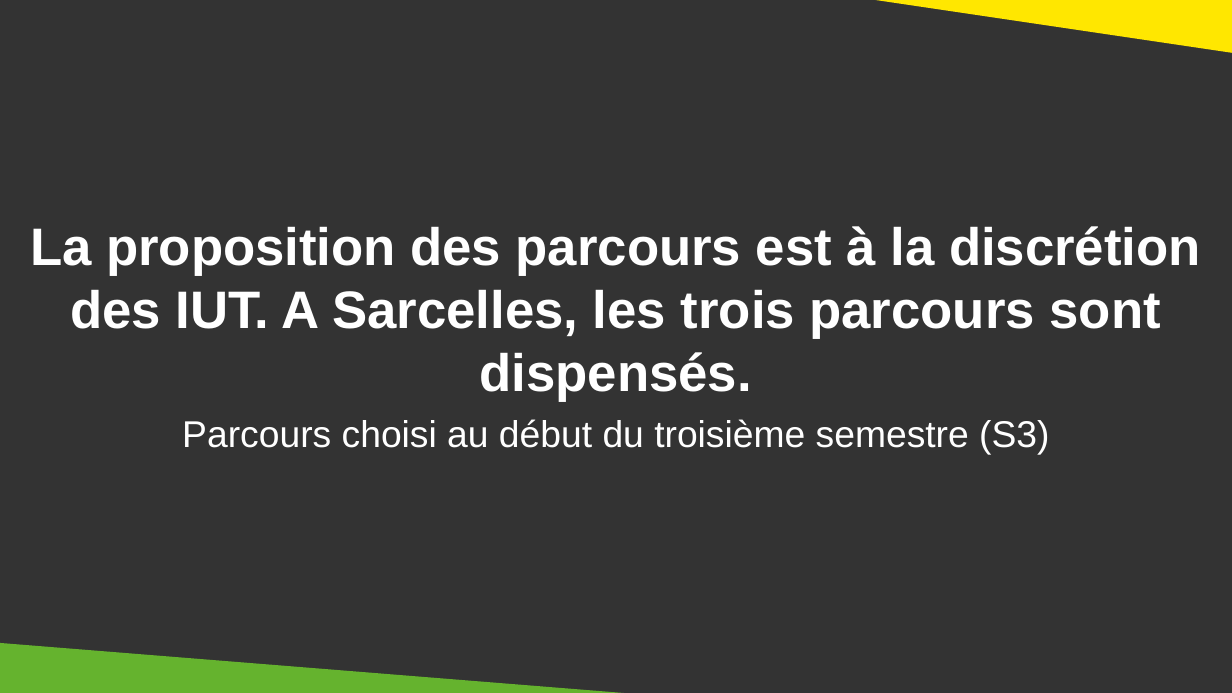
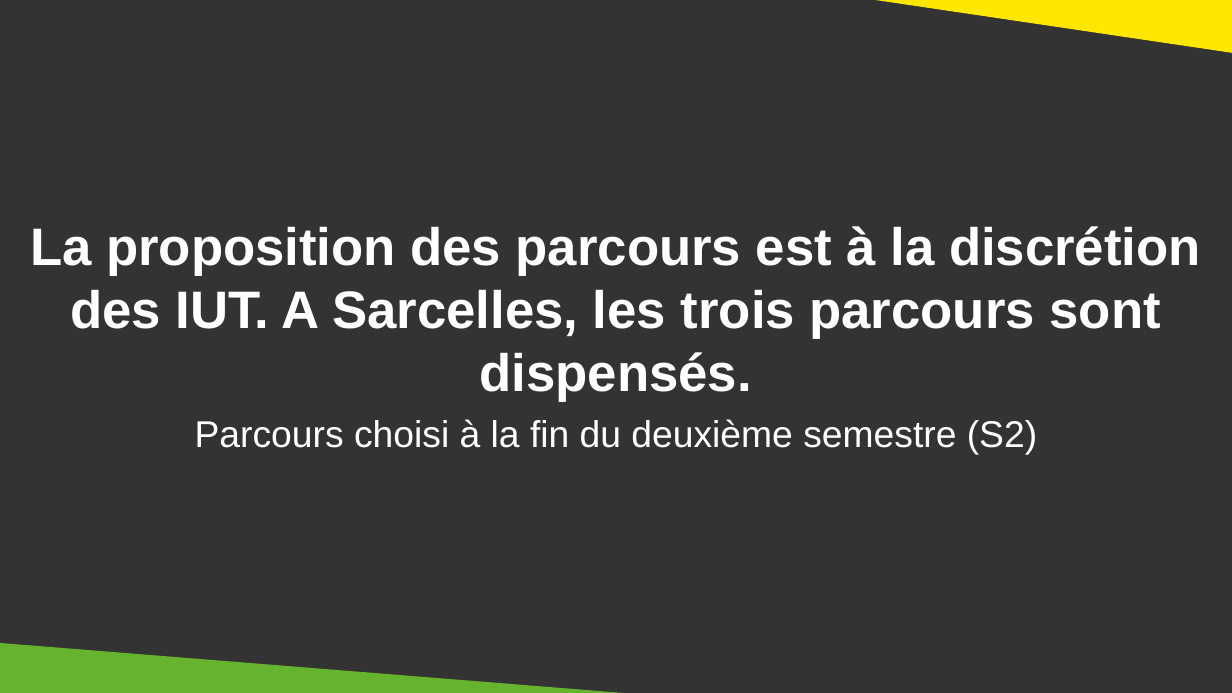
Before and after one commit to DanYellow/cours, a slide deck: slide 20 of presentation-formation-mmi/presentation.odp. Drawn at 1232x693 pixels with LibreOffice and Linux fonts; fonts in the diff are those of the drawing. Boxes give left, top, right and bottom in pixels: in the first picture for what was removed or moved away, otherwise in the second. Text is boxed around its words. In the diff, an @@ line names an element or a change of style, - is before the commit and + after.

```diff
--- a/presentation-formation-mmi/presentation.odp
+++ b/presentation-formation-mmi/presentation.odp
@@ text at <box>195,419,1037,455</box>: text changed @@
-Parcours choisi au début du troisième semestre (S3)
+Parcours choisi à la fin du deuxième semestre (S2)
```
Also in this commit, not shown: 7 other slides changed, 2 slides added, 1 slide removed, 1 other file.
